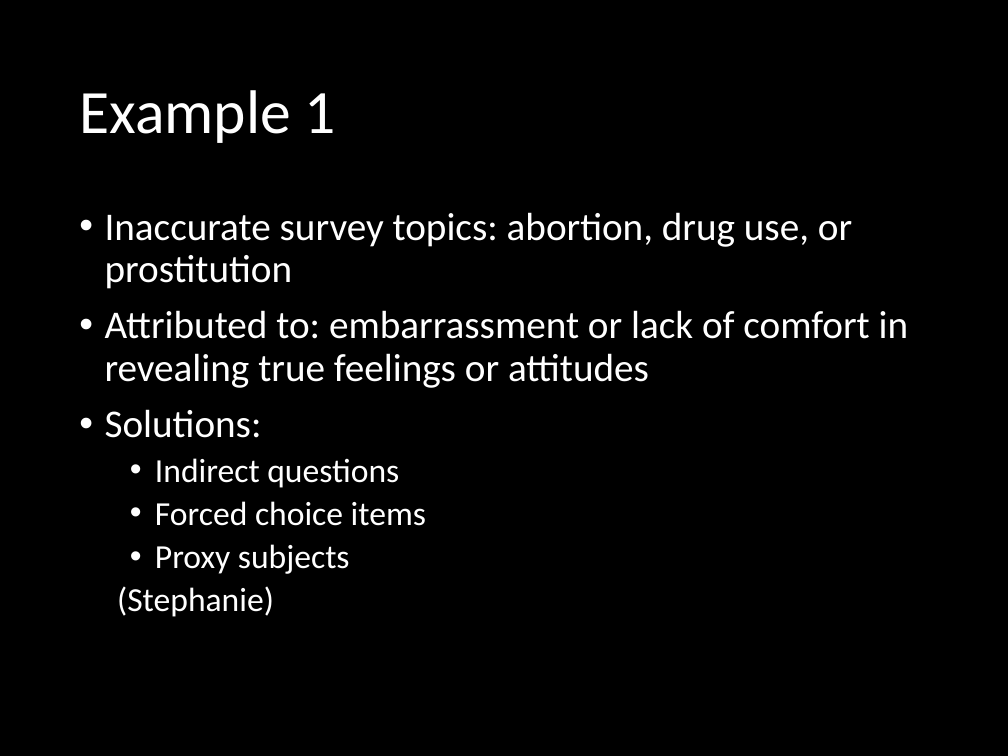
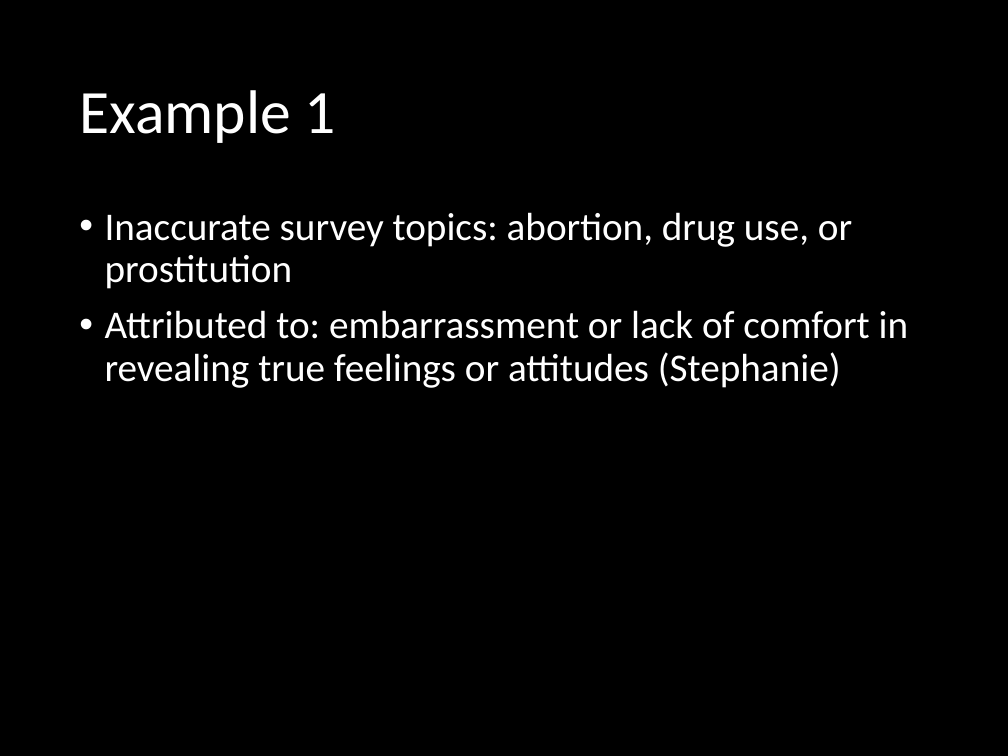
Before and after one commit to jwknaup/Junior, a slide deck: slide 4 of HON 394/Social Desirability Bias.pptx (slide 3 before the commit). Drawn at 1008x756 pixels with LibreOffice and Linux fonts; fonts in the diff are those of the drawing. Boxes give left, top, right and bottom in pixels: in the first picture for what was removed or moved away, otherwise in the second. Text is boxed around its words. In the diff, an @@ line names an element or a change of style, - is before the commit and + after.

Commit message:
finish social desir bias, finish force plate F

```diff
--- a/HON 394/Social Desirability Bias.pptx
+++ b/HON 394/Social Desirability Bias.pptx
@@ text at box(105, 310, 909, 388): text changed @@
-• Attributed to: embarrassment or lack of comfort in revealing true feelings or attitudes
-• Solutions:
-  • Indirect questions
-  • Forced choice items
-  • Proxy subjects
-  (Stephanie)
+• Attributed to: embarrassment or lack of comfort in revealing true feelings or attitudes (Stephanie)
```
Also in this commit, not shown: 3 other slides changed, 3 slides added, 4 other files.
